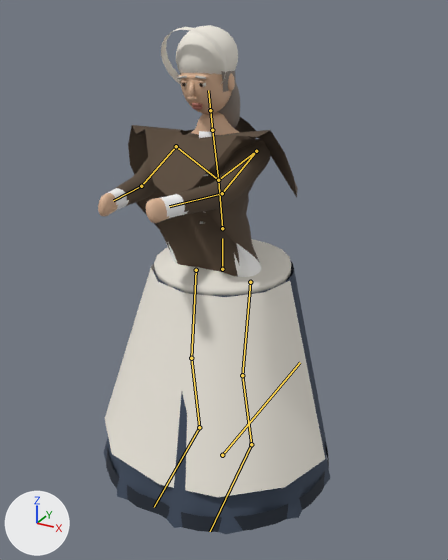
The glTF model reckoning/models/albers.glb: old version first, new version second.
Camera for both pictures: a 50 mm camera at (1.114, -2.016, 1.891) aimed at (0.022, -0.03, 0.899). Arrows for +X, +Y and +Z are at lower left; the lights stay in place. The first picture is the older version. Both versions are drawn at frame 15 of the action 'Chop'; the numbers are the values there. The bones that change, and the others that lie on the model, are drawn over the model as lines.

In view in the first picture: 'albers_apron', 'albers_body', 'albers_coat', 'albers_eyes', 'albers_hair', 'albers_hat', 'albers_linen', 'albers_skin', 'albers_skirt'.
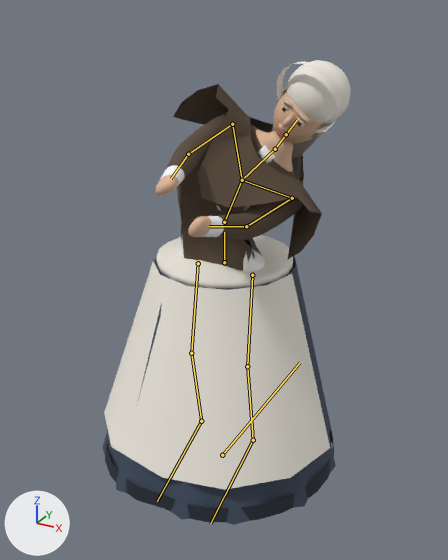
What differs and where, as boxes [x1, y1, x2, y2] in the pictures (448 x 560 px):
'albers_apron', posed: before [105, 239, 325, 497]; after [104, 235, 330, 490]
'albers_body', posed (14% narrower): before [98, 112, 271, 277]; after [155, 111, 303, 271]
'albers_coat', posed (12% narrower, 119% taller): before [128, 117, 298, 197]; after [173, 84, 322, 260]
'albers_skirt', posed: before [104, 262, 330, 534]; after [102, 256, 336, 525]
'albers_hat', posed: before [161, 25, 238, 85]; after [276, 60, 351, 133]
'albers_skin', posed: before [179, 73, 235, 114]; after [273, 89, 326, 143]
'albers_hair', posed: before [177, 71, 240, 128]; after [272, 87, 330, 158]
'albers_linen', posed: before [199, 131, 213, 224]; after [209, 145, 275, 216]
'albers_eyes', posed: before [181, 83, 206, 87]; after [282, 105, 304, 127]
bone 'hips', root to tip: before (222, 269) to (222, 238); after (224, 262) to (224, 232)
bone 'spine', root to tip: before (222, 228) to (218, 180); after (224, 222) to (242, 180)
bone 'chest', root to tip: before (218, 180) to (212, 130); after (242, 180) to (275, 149)
bone 'neck', root to tip: before (212, 130) to (210, 110); after (275, 149) to (286, 134)
bone 'upper_arm.L', root to tip: before (256, 151) to (222, 193); after (292, 198) to (246, 226)
bone 'upper_arm.R', root to tip: before (176, 146) to (141, 186); after (232, 124) to (188, 154)
bone 'thigh.L', root to tip: before (250, 282) to (242, 375); after (252, 275) to (247, 366)
bone 'shin.L', root to tip: before (242, 375) to (251, 444); after (247, 366) to (253, 440)
bone 'thigh.R', root to tip: before (196, 270) to (191, 358); after (198, 263) to (191, 353)
bone 'shin.R', root to tip: before (191, 358) to (199, 427); after (191, 353) to (201, 421)

What the commit changed:
Bone 'hips' (bone_hips) moves from (0.0, 0.0, 0.0) to (0.0, 0.022, -0.017).
Bone 'spine' (bone_spine) turns from (7, 0, 1) to (5, 0, -24) degrees about its own x, y and z.
Bone 'chest' (bone_chest) turns from (0, 0, 2) to (0, 0, -21) degrees about its own x, y and z.
Bone 'neck' (bone_neck) turns from (0, 0, -1) to (0, 0, 9) degrees about its own x, y and z.
Bone 'upper_arm.L' (bone_upper_arm_l) turns from (-80, 0, -20) to (-85, 0, -20) degrees about its own x, y and z.
Bone 'upper_arm.R' (bone_upper_arm_r) turns from (-80, 0, 20) to (-85, 0, 20) degrees about its own x, y and z.
Bone 'thigh.L' (bone_thigh_l) turns from (-7, 0, 0) to (-3, 0, 0) degrees about its own x, y and z.
Bone 'shin.L' (bone_shin_l) turns from (14, 0, 0) to (7, 0, 0) degrees about its own x, y and z.
Bone 'thigh.R' (bone_thigh_r) turns from (-4, 0, 0) to (-6, 0, 0) degrees about its own x, y and z.
Bone 'shin.R' (bone_shin_r) turns from (9, 0, 0) to (13, 0, 0) degrees about its own x, y and z.
